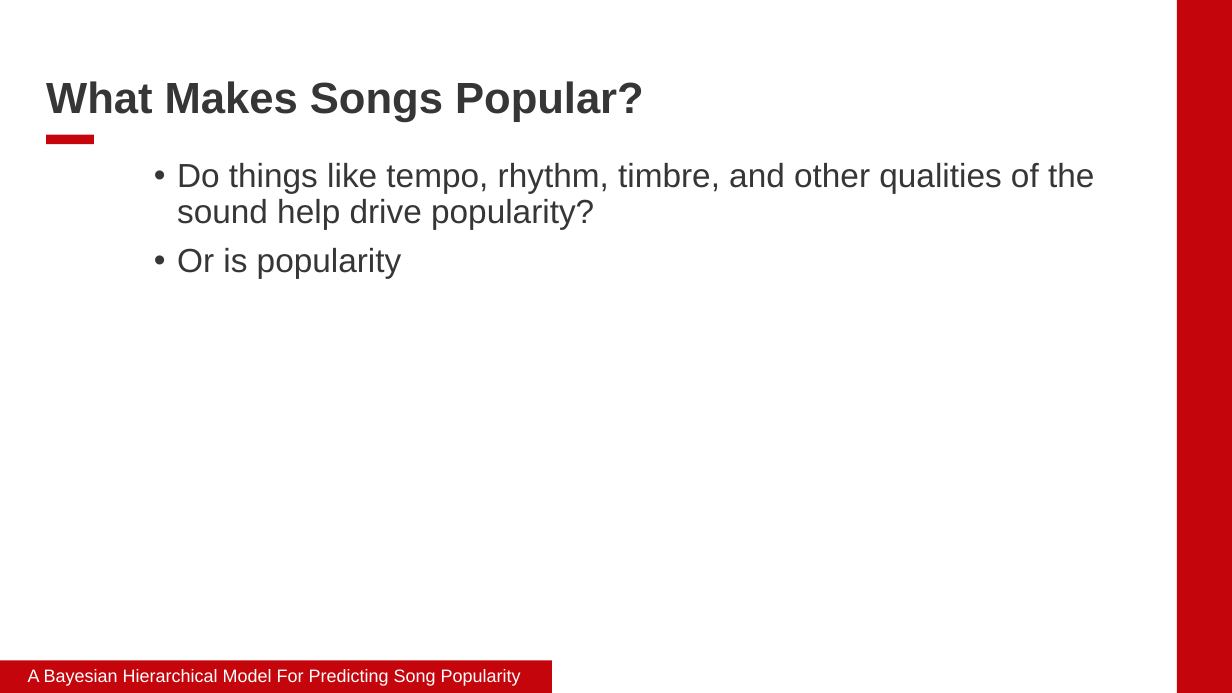
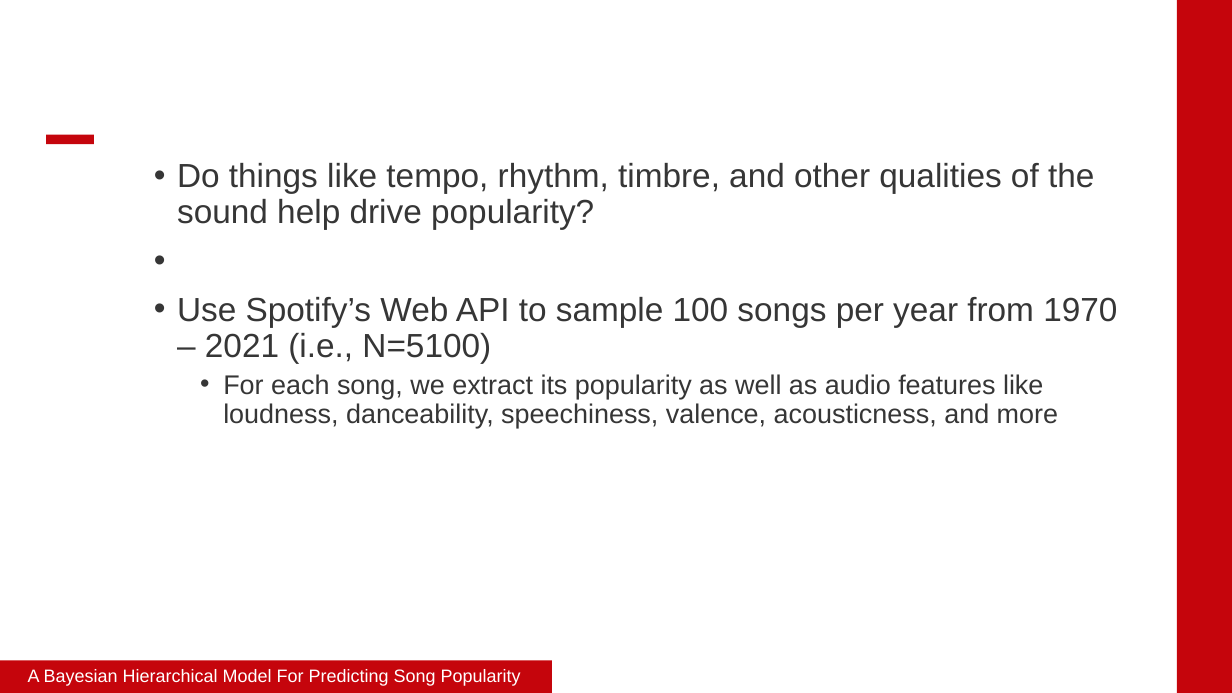
Before and after one commit to james-hubbs/A-Bayesian-Hierarchical-Model-For-Predicting-Song-Popularity, a slide deck: slide 2 of report/slides.pptx. Drawn at 1232x693 pixels with LibreOffice and Linux fonts; fonts in the diff are those of the drawing; background and template pictures are left out. Boxes give left, top, right and bottom in pixels: in the first picture for what was removed or moved away, otherwise in the second. Text is boxed around its words. In the diff, an @@ line names an element or a change of style, - is before the commit and + after.

Commit message:
Slide updates

```diff
--- a/report/slides.pptx
+++ b/report/slides.pptx
@@ text removed at (46, 81, 644, 122) @@
-What Makes Songs Popular?
@@ text at (177, 297, 1117, 428): text changed; size 26 to 21 pt @@
-• Or is popularity
+• Use Spotify’s Web API to sample 100 songs per year from 1970 – 2021 (i.e., N=5100)
+  • For each song, we extract its popularity as well as audio features like loudness, danceability, speechiness, valence, acousticness, and more
```
Also in this commit, not shown: 3 other slides changed.
